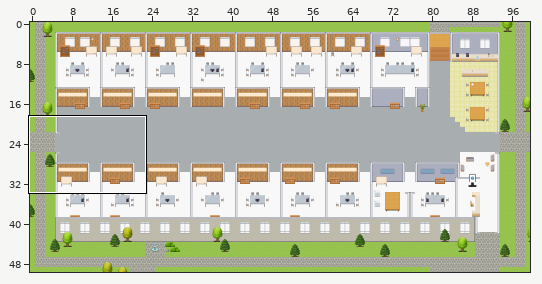
Two states of a Tiled map (JSON), maps/Digital-Workplace-Platform.tmj. Above: a wide view before the commit, with the close-up outlined.
Close-up. The starting point:
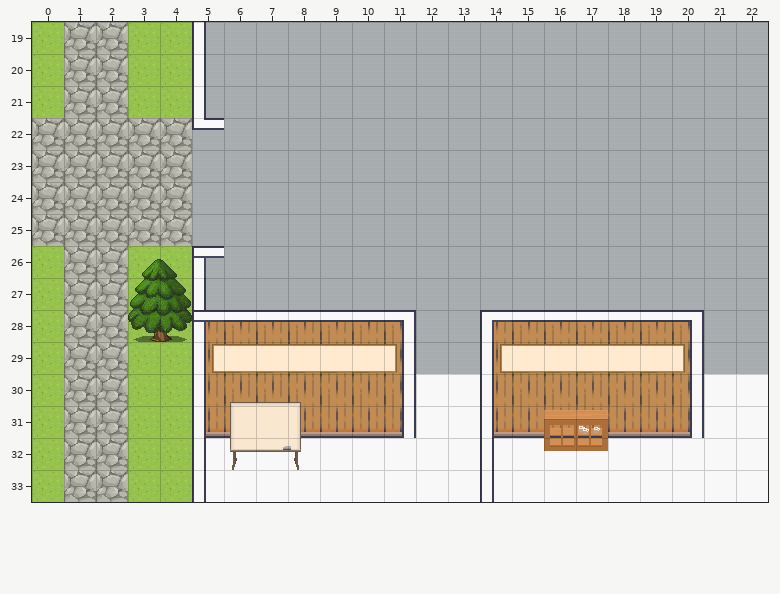
Cells are 32x32 px. Shown: x 0..22, y 19..33. The commit also changed other parts of the map, which this record leaves out.
And afterwards:
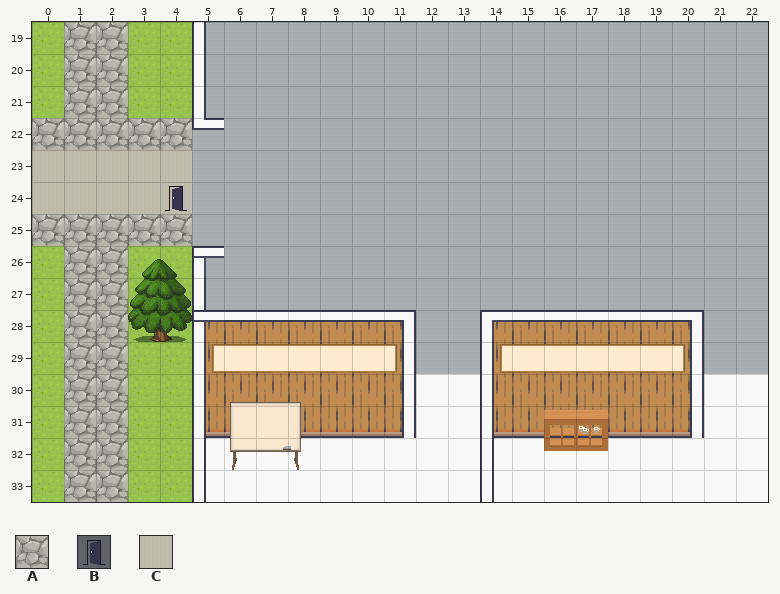
Key: from "Exterior": A 638; from "User_Zones": B 65; from "room2": C 328.
_ is an empty cell, # one hidden under a higher layer, . an unchanged one.
The exact change:
--- layer "outside"
@@ x 0..4 @@
-23 #AA##
-24 #####
+23 CCCCC
+24 CCCCC
--- layer "trees"
@@ x 0..4 @@
-23 A..AA
-24 AAAAA
+23 _..__
+24 _____
--- layer "zones"
@@ x 4..4 @@
-24 _
+24 B
Boxes around the changes in both close-ups, in picture pixels (x1, y1, x2, y2):
changed: (32, 150, 192, 214)
